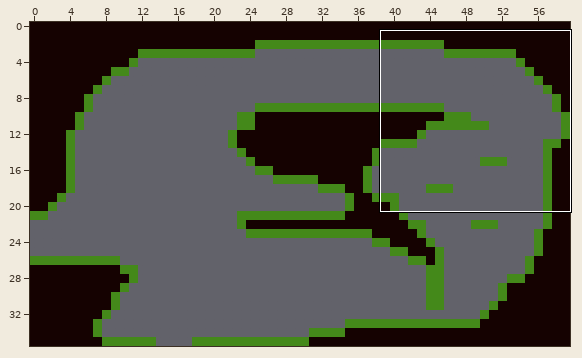
Tiled map -- PlatformGame-L19_Optimization/Assets/Maps/MapCor_Sala8.tmx. Above: a wide view before the commit, with the close-up outlined.
Close-up. Before the edit:
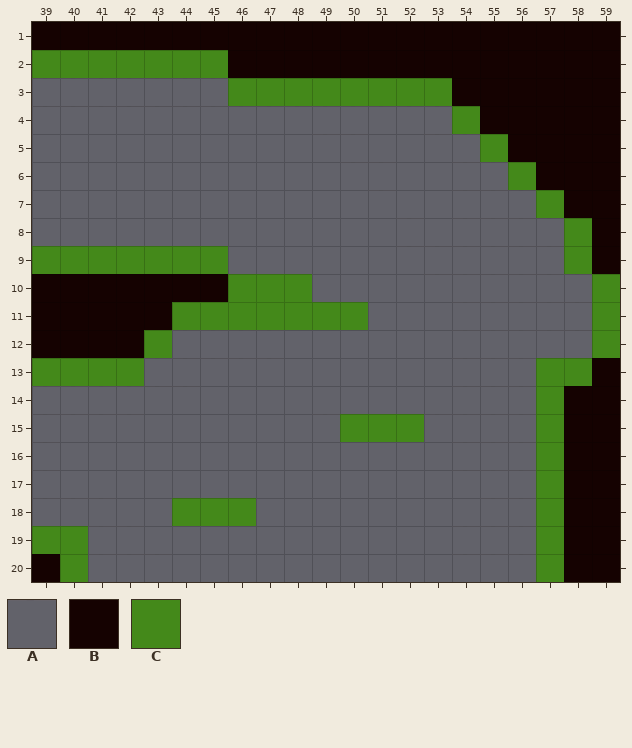
Cells are 64x64 px. Shown: x 39..59, y 1..20. The commit also changed other parts of the map, which this record leaves out.
Key: from "Atlas_general": A 59, B 107; from "TileMetadata": C 1.
_ is an empty cell, # one hidden under a higher layer.
Layer "Solid" before, first column x 39:
 1 BBBBBBBBBBBBBBBBBBBBB
 2 #######BBBBBBBBBBBBBB
 3 AAAAAAA########BBBBBB
 4 AAAAAAAAAAAAAAA#BBBBB
 5 __________AA__AA#BBBB
 6 ___________AA__AA#BBB
 7 ____________A__AAA#BB
 8 _____________A_AAAA#B
 9 #######______AAAAAA#B
10 BBBBBBB###____AAAAAA#
11 BBBBB#######___AAAAA#
12 BBBB#AAAA______AAAAA#
13 ####AAAAA______AAA##B
14 AAAAAA_________AAA#BB
15 AAAA______A###AAAA#BB
16 A______________AAA#BB
17 A______________AAA#BB
18 AAA__###________AA#BB
19 ##AA___________AAA#BB
20 B#AAA__________AAA#BB
Layer "Collisions" before, first column x 39:
 1 _____________________
 2 CCCCCCC______________
 3 _______CCCCCCCC______
 4 _______________C_____
 5 ________________C____
 6 _________________C___
 7 __________________C__
 8 ___________________C_
 9 CCCCCCC____________C_
10 _______CCC__________C
11 _____CCCCCCC________C
12 ____C_______________C
13 CCCC______________CC_
14 __________________C__
15 ___________CCC____C__
16 __________________C__
17 __________________C__
18 _____CCC__________C__
19 CC________________C__
20 _C________________C__
Once edited:
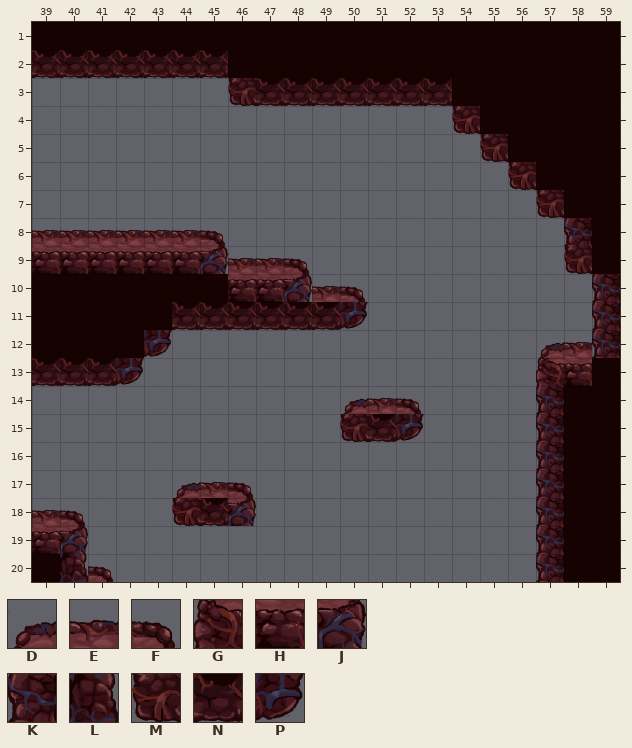
Further tiles: from "Atlas_general": D 74, E 75, F 76, G 90, H 91, J 92, K 106, L 108, M 122, N 123, P 124.
From old to new:
Layer "Map":
y 8: x 39..45 _______ -> EEEEEEF
y 9: x 46..48 ___ -> EEF
y 10: x 49..50 __ -> EF
y 12: x 57..58 __ -> DE
y 14: x 50..52 ___ -> DEF
y 17: x 44..46 ___ -> DEF
y 18: x 39..40 __ -> EF
y 20: x 41 _ -> F
Layer "Solid":
y 2: x 39..45 ####### -> NNNNNNN
y 3: x 46..53 ######## -> MNNNNNNN
y 4: x 54 # -> M
y 5: x 55 # -> M
y 6: x 56 # -> M
y 7: x 57 # -> M
y 8: x 58 # -> K
y 9: x 39..45 ####### -> HHHHHHJ; x 58 # -> M
y 10: x 46..48 ### -> HHJ; x 59 # -> K
y 11: x 44..50 ####### -> NNNNNNP; x 59 # -> K
y 12: x 43 # -> P; x 59 # -> K
y 13: x 39..42 #### -> NNNP; x 57..58 ## -> GH
y 14: x 57 # -> K
y 15: x 50..52 ### -> MNP; x 57 # -> K
y 16..17: x 57 # -> K
y 18: x 44..46 ### -> MNJ; x 57 # -> K
y 19: x 39..40 ## -> HJ; x 57 # -> K
y 20: x 40 # -> L; x 57 # -> K
Layer "Collisions" (now hidden):
y 2: x 39..45 CCCCCCC -> _______
y 3: x 46..53 CCCCCCCC -> ________
y 4: x 54 C -> _
y 5: x 55 C -> _
y 6: x 56 C -> _
y 7: x 57 C -> _
y 8: x 58 C -> _
y 9: x 39..45 CCCCCCC -> _______; x 58 C -> _
y 10: x 46..48 CCC -> ___; x 59 C -> _
y 11: x 44..50 CCCCCCC -> _______; x 59 C -> _
y 12: x 43 C -> _; x 59 C -> _
y 13: x 39..42 CCCC -> ____; x 57..58 CC -> __
y 14: x 57 C -> _
y 15: x 50..52 CCC -> ___; x 57 C -> _
y 16..17: x 57 C -> _
y 18: x 44..46 CCC -> ___; x 57 C -> _
y 19: x 39..40 CC -> __; x 57 C -> _
y 20: x 40 C -> _; x 57 C -> _
Pixel boxes of the changes (left, top, right, bottom) in both close-ups:
changed: (32, 50, 620, 582)
